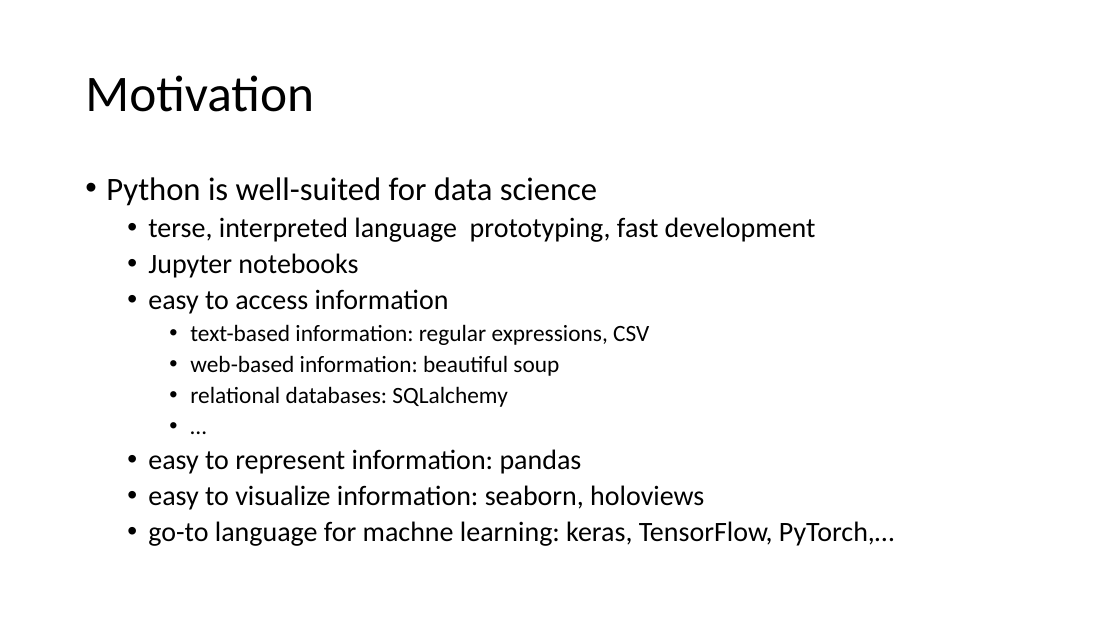
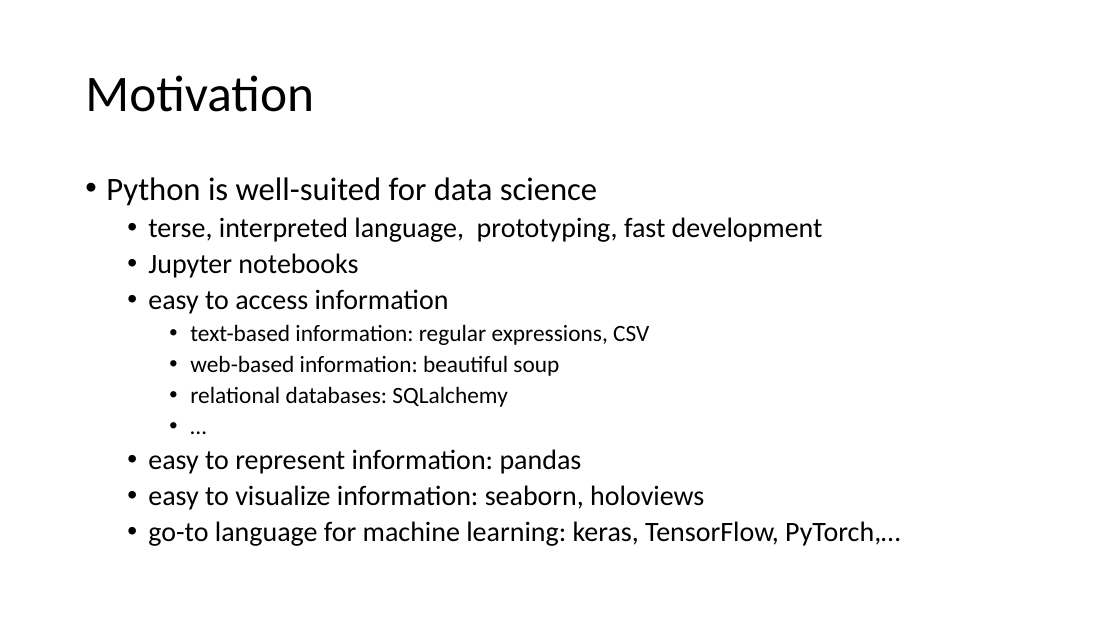
Before and after one commit to gjbex/Python-for-data-science, a slide deck: slide 5 of python_for_data_science.pptx. Drawn at 1120x630 pixels with LibreOffice and Linux fonts; fonts in the diff are those of the drawing. Boxes give left, top, right and bottom in pixels: in the first picture for what was removed or moved away, otherwise in the second. Text is boxed around its words. In the diff, an @@ line names an element or a change of style, - is before the commit and + after.

Commit message:
Fix typos

```diff
--- a/python_for_data_science.pptx
+++ b/python_for_data_science.pptx
@@ text at bbox=[148, 217, 823, 242]: text changed @@
-  • terse, interpreted language prototyping, fast development
+  • terse, interpreted language, prototyping, fast development
@@ text at bbox=[148, 521, 900, 546]: text changed @@
-  • go-to language for machne learning: keras, TensorFlow, PyTorch,…
+  • go-to language for machine learning: keras, TensorFlow, PyTorch,…
```
